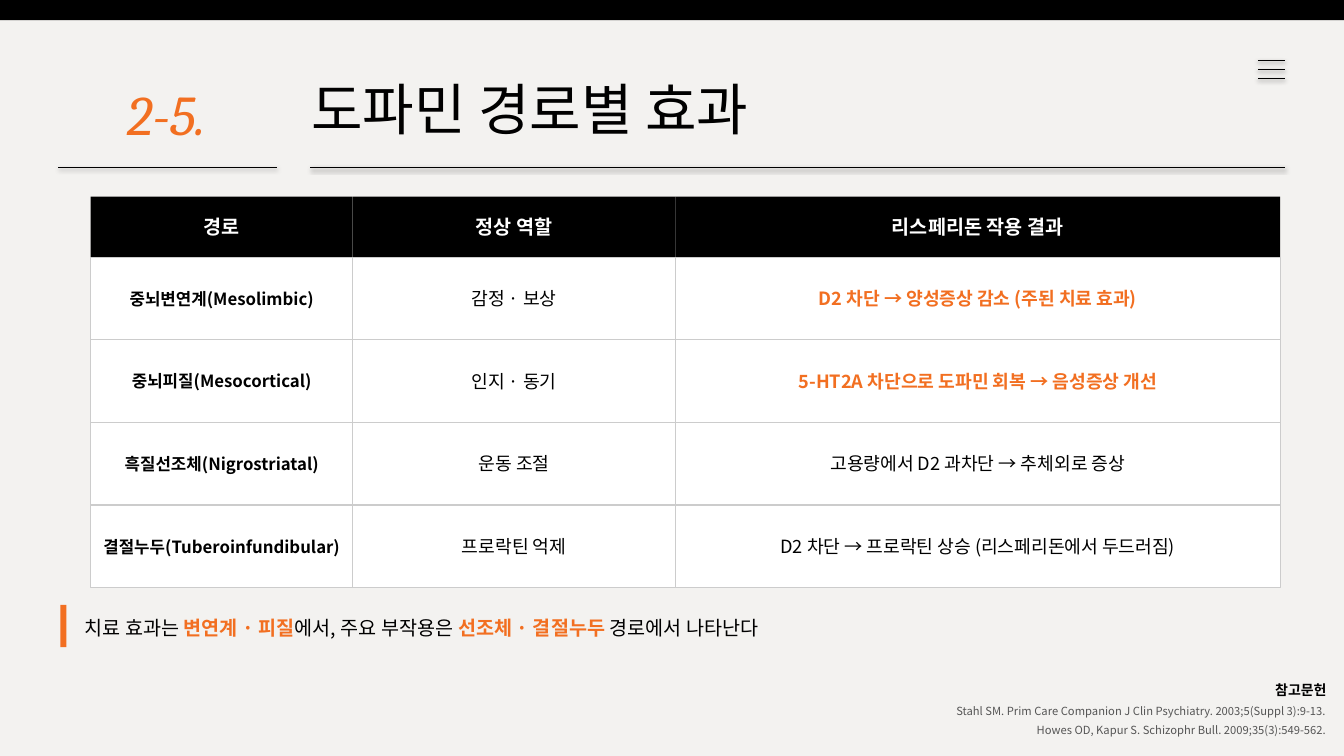
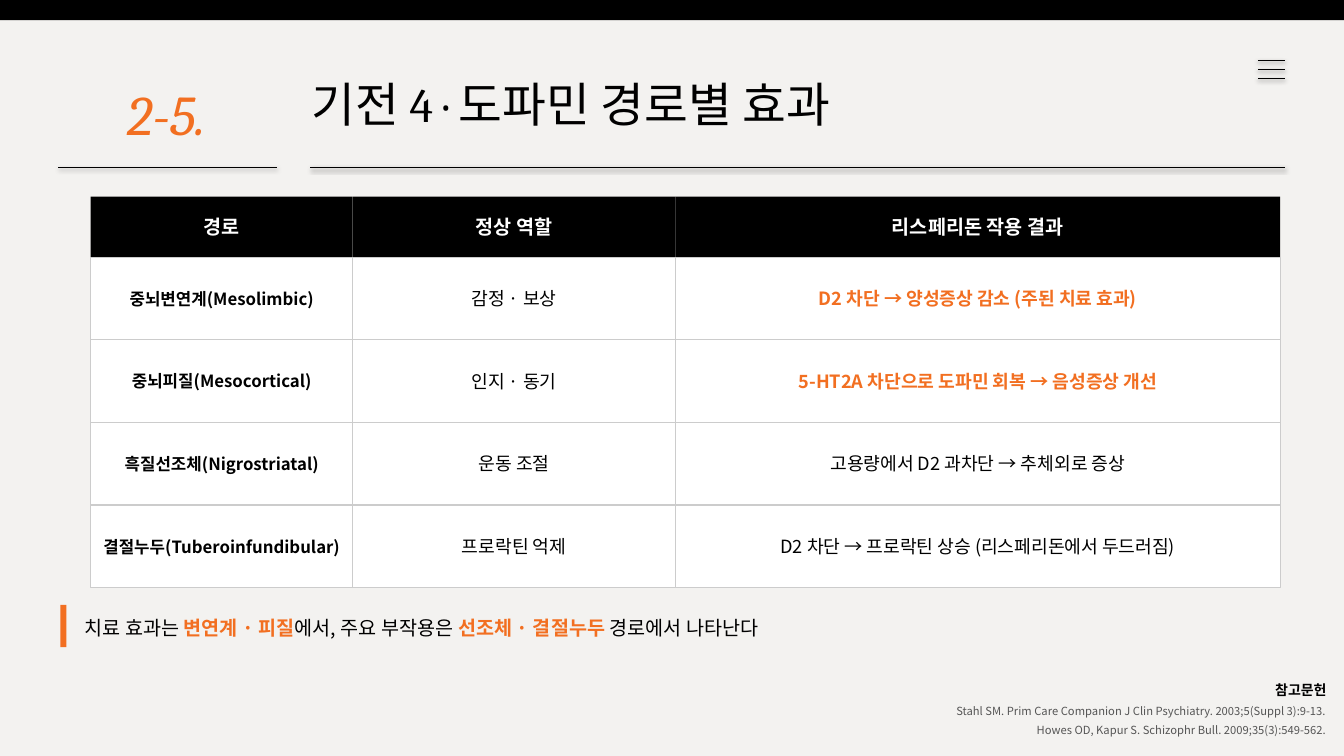
Before and after one commit to wlwl991123-prog/webtoon-app, a slide deck: slide 8 of risperidone.pptx. Drawn at 1344x756 pixels with LibreOffice and Linux fonts; fonts in the diff are those of the drawing. Boxes give left, top, right and bottom in pixels: in the first picture for what was removed or moved away, otherwise in the second. Text is boxed around its words. In the diff, an @@ line names an element or a change of style, - is before the commit and + after.

```diff
--- a/risperidone.pptx
+++ b/risperidone.pptx
@@ text at (x1=311, y1=82, x2=831, y2=126): text changed; size 40 to 34 pt @@
-도파민 경로별 효과
+기전 4 · 도파민 경로별 효과
```
Also in this commit, not shown: 4 other slides changed, 1 other file.
